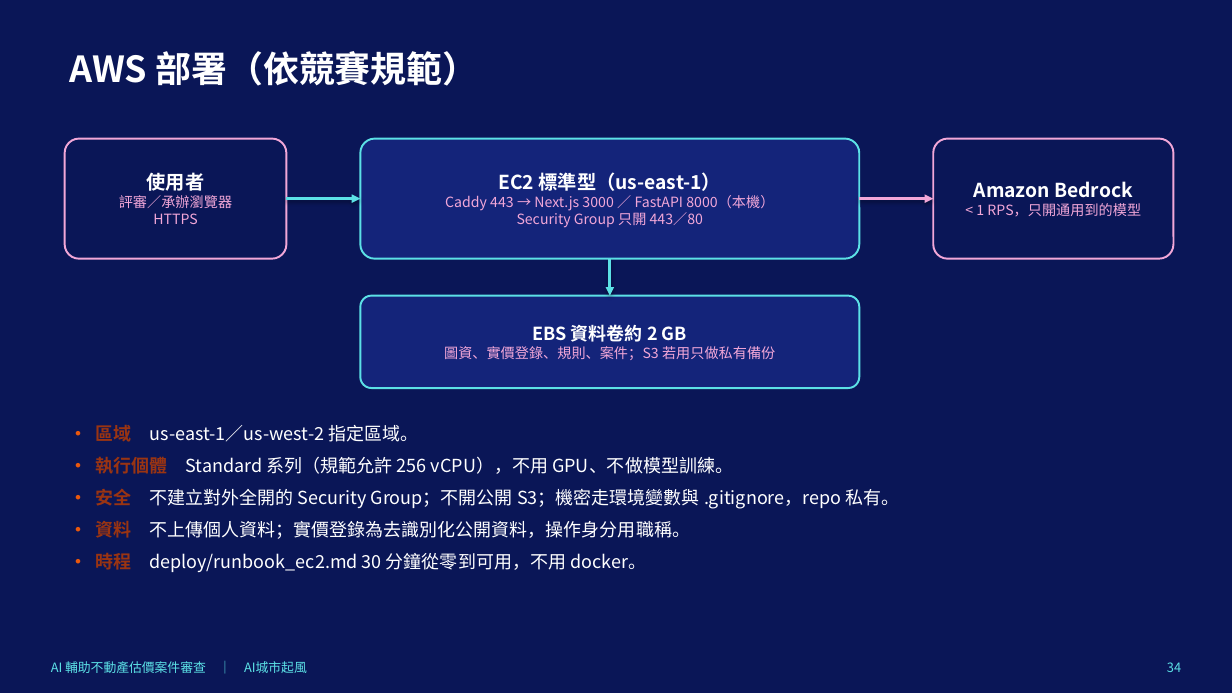
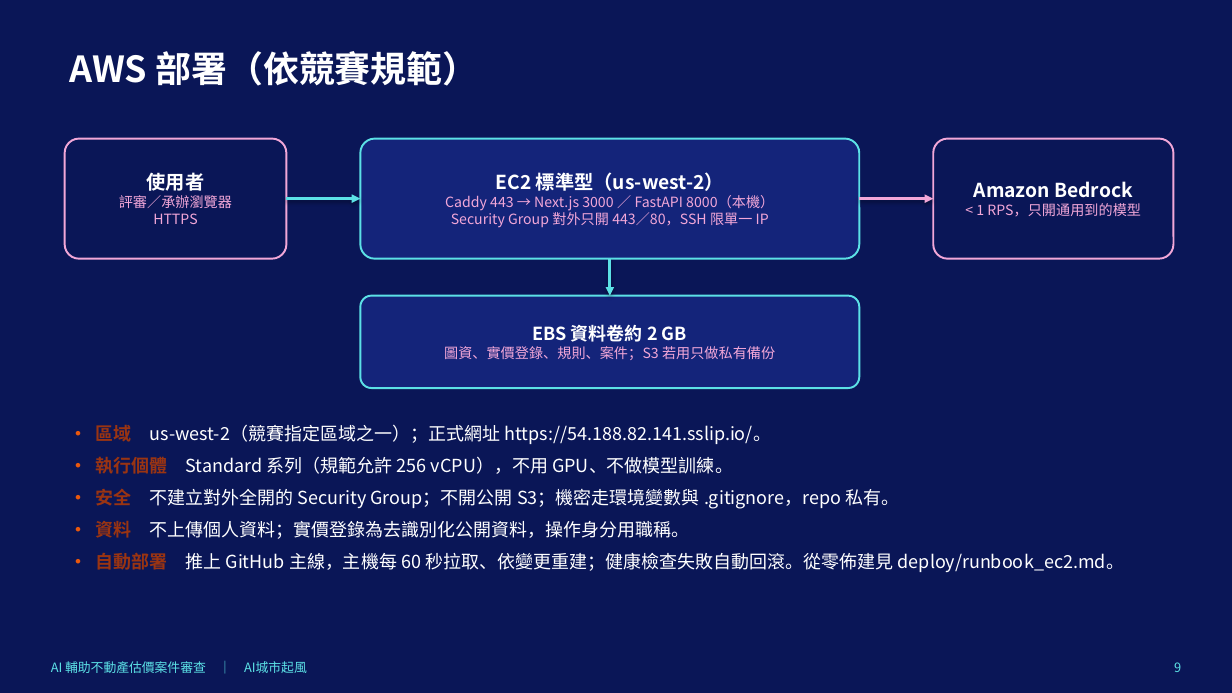
Before and after one commit to Peakqi-com/la-platform-hackthon, a slide deck: slide 9 of docs/demo/AI輔助不動產估價案件審查_簡報.pptx (slide 34 before the commit). Drawn at 1232x693 pixels with LibreOffice and Linux fonts; fonts in the diff are those of the drawing. Boxes give left, top, right and bottom in pixels: in the first picture for what was removed or moved away, otherwise in the second. Text is boxed around its words. In the diff, an @@ line names an element or a change of style, - is before the commit and + after.

```diff
--- a/docs/demo/AI輔助不動產估價案件審查_簡報.pptx
+++ b/docs/demo/AI輔助不動產估價案件審查_簡報.pptx
@@ text in rounded rectangle at bbox=[445, 172, 774, 228]: text changed @@
-EC2 標準型（us-east-1）
-Caddy 443 → Next.js 3000 ／ FastAPI 8000（本機）
-Security Group 只開 443／80
+EC2 標準型（us-west-2）
+Caddy 443 → Next.js 3000 ／ FastAPI 8000（本機）
+Security Group 對外只開 443／80，SSH 限單一 IP
@@ text at bbox=[95, 425, 772, 444]: text changed @@
-• 區域 us-east-1／us-west-2 指定區域。
+• 區域 us-west-2（競賽指定區域之一）；正式網址 https://54.188.82.141.sslip.io/。
@@ text at bbox=[95, 553, 1124, 572]: text changed @@
-• 時程 deploy/runbook_ec2.md 30 分鐘從零到可用，不用 docker。
+• 自動部署 推上 GitHub 主線，主機每 60 秒拉取、依變更重建；健康檢查失敗自動回滾。從零佈建見 deploy/runbook_ec2.md。
@@ text at bbox=[1174, 662, 1181, 672]: text changed @@
-34
+9
```
Also in this commit, not shown: 33 other slides changed, 4 slides added, 11 other files.
